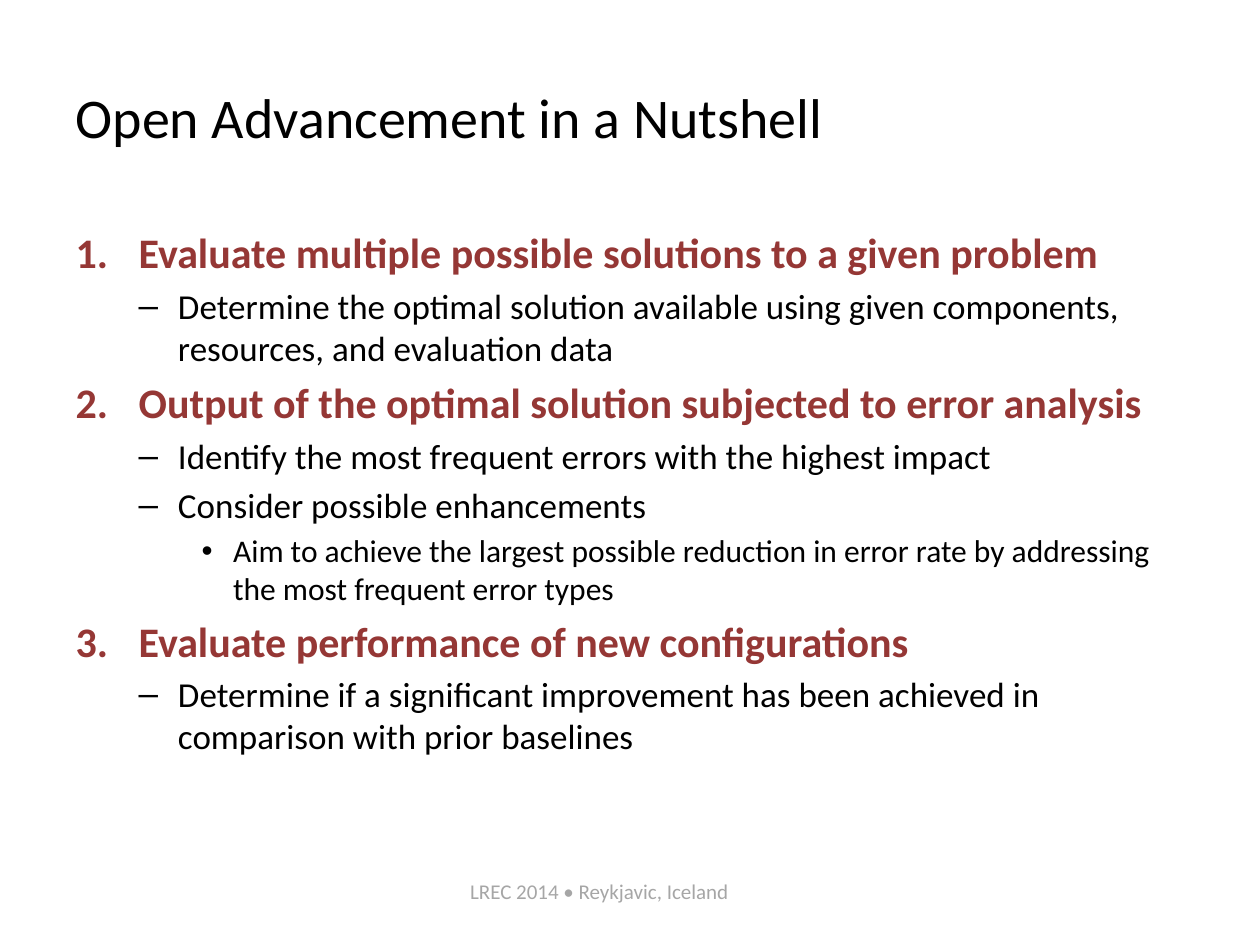
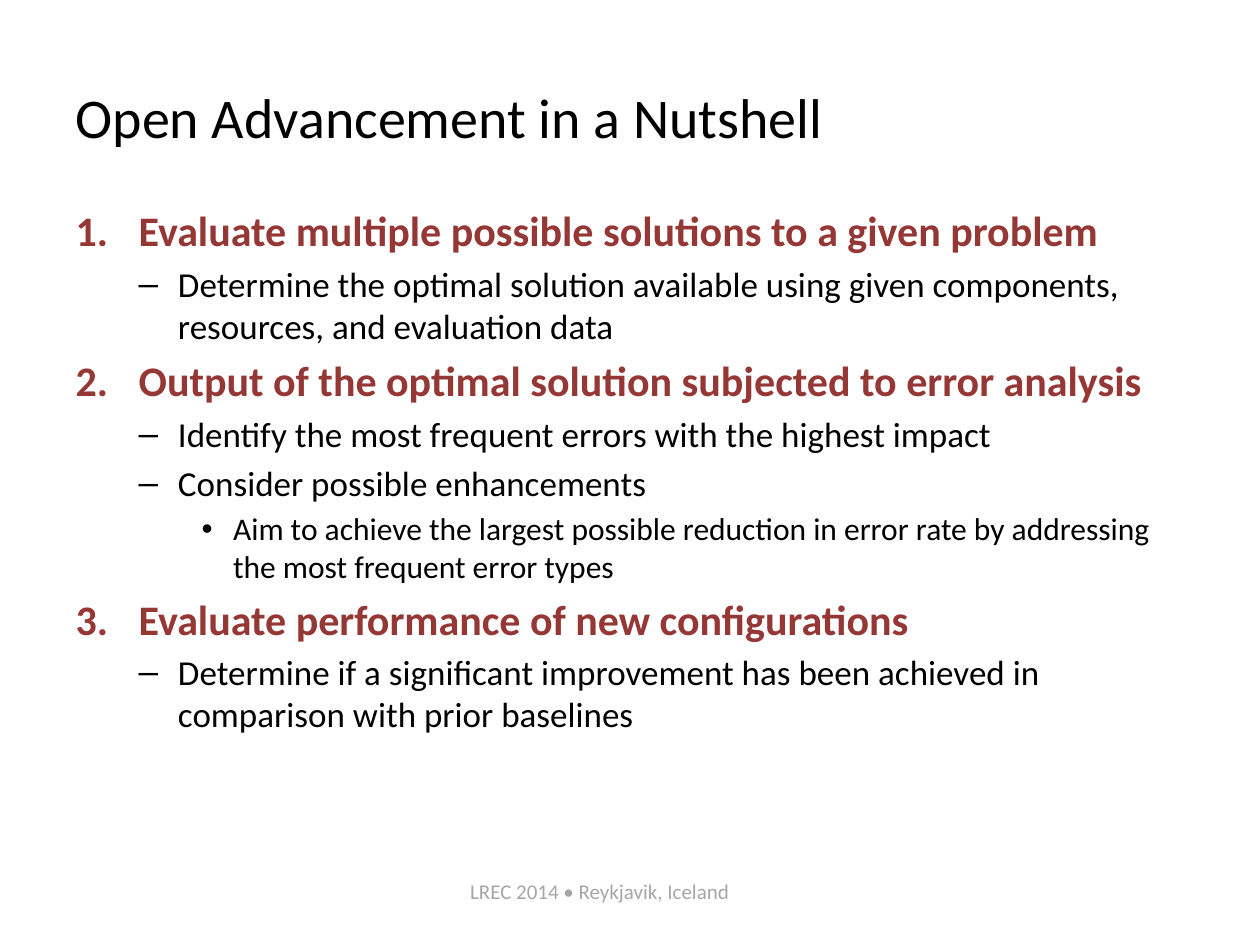
Before and after one commit to chunqishi/lrec2014_part2, a slide deck: slide 16 of lapps-tutorial-intro-lrec2014.pptx. Drawn at 1260x945 pixels with LibreOffice and Linux fonts; fonts in the diff are those of the drawing. Boxes give left, top, right and bottom in pixels: in the first picture for what was removed or moved away, otherwise in the second. Text is boxed around its words. In the diff, an @@ line names an element or a change of style, - is before the commit and + after.

```diff
--- a/lapps-tutorial-intro-lrec2014.pptx
+++ b/lapps-tutorial-intro-lrec2014.pptx
@@ text "Evaluate multiple possible solutions to ..." moved from (x1=139, y1=238, x2=1149, y2=755) to (x1=139, y1=216, x2=1149, y2=733) @@
@@ text at (x1=470, y1=884, x2=728, y2=903): text changed @@
-LREC 2014 • Reykjavic, Iceland
+LREC 2014 • Reykjavik, Iceland
```
Also in this commit, not shown: 23 other slides changed, 2 slides added.
